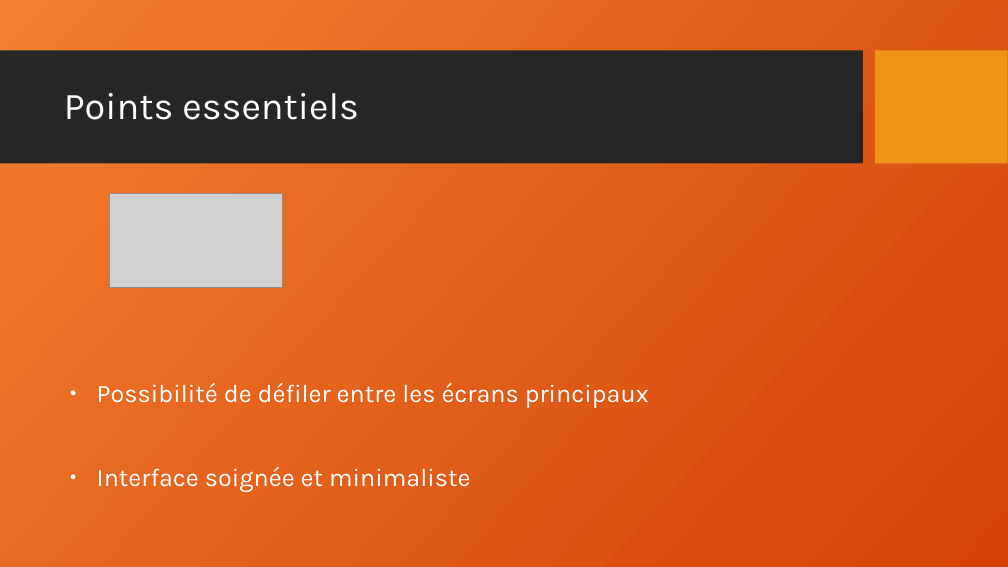
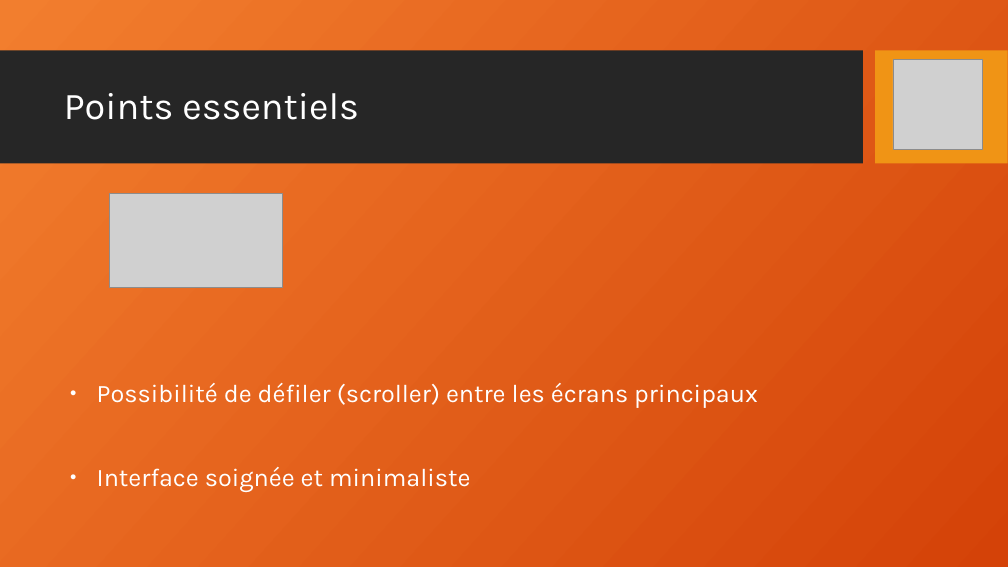
Before and after one commit to gxfab/SY43_P2022, a slide deck: slide 17 of SY43-Presentation-Lafo-cheuse.odp. Drawn at 1008x567 pixels with LibreOffice and Linux fonts; fonts in the diff are those of the drawing; grey boxes stand for pictures; background and template pictures are left out. Boxes give left, top, right and bottom in pixels: in the first picture for what was removed or moved away, otherwise in the second. Text is boxed around its words. In the diff, an @@ line names an element or a change of style, - is before the commit and + after.

```diff
--- a/SY43-Presentation-Lafo-cheuse.odp
+++ b/SY43-Presentation-Lafo-cheuse.odp
@@ picture added at [893,60,983,150] @@
@@ text at [97,383,758,408]: text changed @@
-● Possibilité de défiler entre les écrans principaux
+● Possibilité de défiler (scroller) entre les écrans principaux
```
Also in this commit, not shown: 17 other slides changed.
